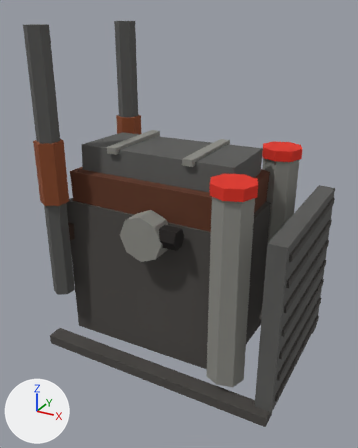
One commit to the glTF model game/public/models/eng_heavy_diesel.glb: the scene before it, then after it.
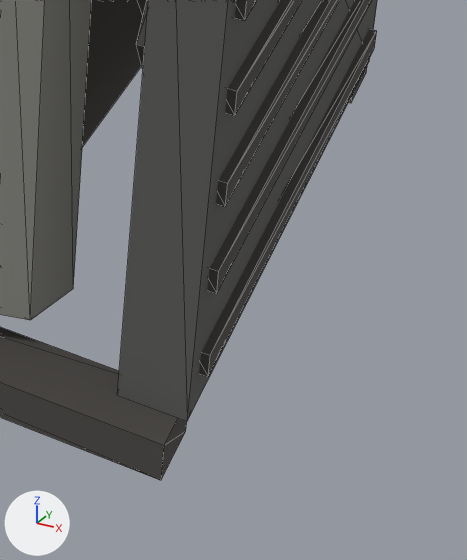
Old and new are each drawn whole from a 50 mm lens placed at (1.06, -2.02, 1.67), pointed at (-0.01, -0.06, 0.69) and again close up on the part from 63% to 95% of the width and 69% to 100% of the height. Lighting does not change. The marker at lower left points along +X, +Y and +Z. The first two pictures are the older version. The close-ups show mesh edges as thin lines. Vertices at exactly the same position are counted once.

In view in the first close-up: 'eng_heavy_diesel'.
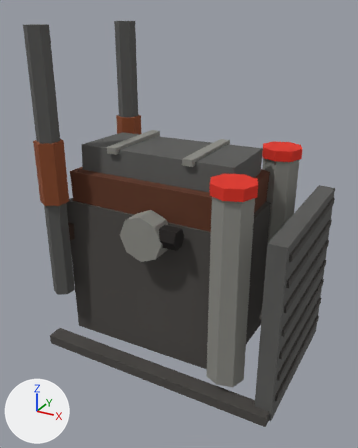
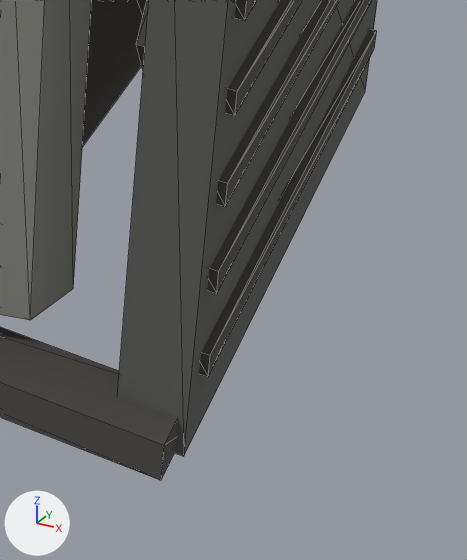
What differs and where, as boxes [x1, y1, x2, y2] in the close-ups (467 x 560 px; the box of a moved part takes in the faces that stretch with it):
part 1 of me_cube, moved or reshaped
    before: [117, 0, 377, 421]
    after: [117, 0, 377, 457]

The change in detail:
me_cube has 280 vertices, 452 faces and spans x -0.62..0.63, y -0.42..0.42, z 0.0..1.6.
me_cube is used by ob_eng_heavy_diesel; location (0.0, 0.0, 0.0).
Before the commit, vertices of me_cube: 132 (0.54, -0.38, 0.05) at pixel (117, 395), 134 (0.54, 0.38, 0.05), 136 (0.62, -0.38, 0.05) at pixel (187, 421), 138 (0.62, 0.38, 0.05) at pixel (369, 61).
Part 1, on me_cube:
Vertices 132, 134, 136, 138 of me_cube move by (0.0, 0.0, -0.05).
